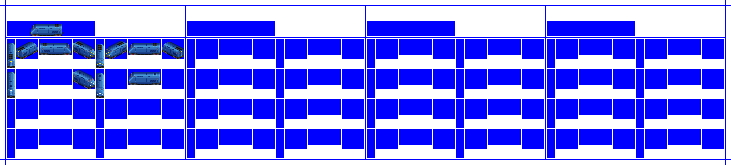
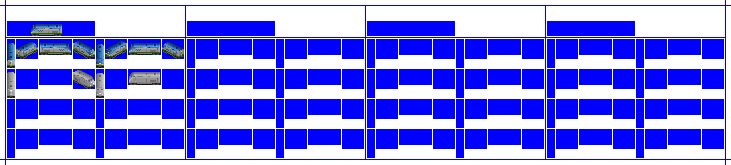
Layer changes from the first 731 × 165 image to the second:
hid "P32 Greebles", painted on it over [8, 24, 182, 63]
added layer "Liv18" above "Liv17" over [7, 24, 184, 96]
hid "CC1" over [7, 24, 184, 96]